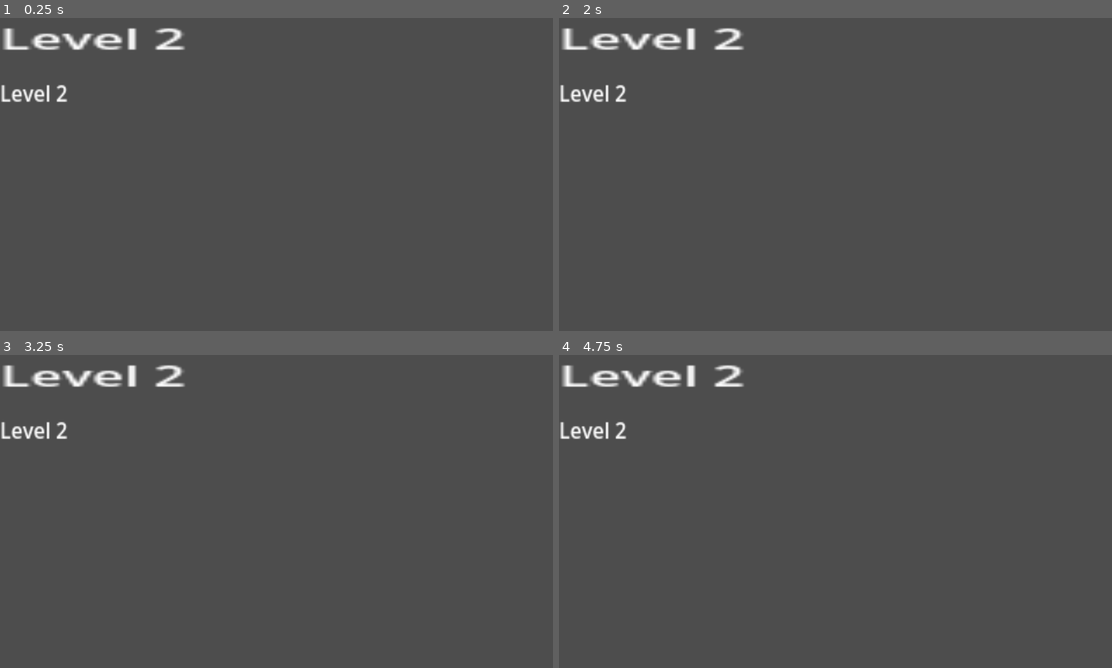
Above: before the commit, frames 1-4 (two rows, left to right).
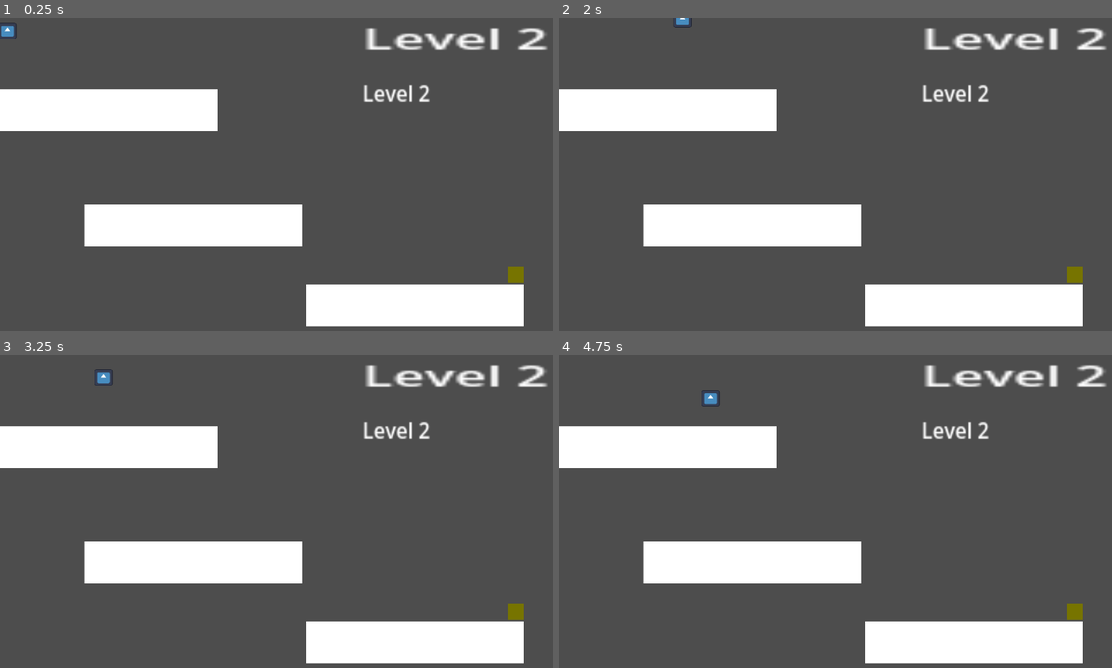
Above: after the commit, the same moments.

Repository: AndrewLILP/Year9Godot-2dPlatformer
Game: Godot game, scene res://level_2.tscn
The game is run twice, just before and just after one commit, with the same random seed, the same clock (stepped at 60 frames per second) and the same inputs. The project has no main scene, so this scene is started directly. The engine's default icon, where the game draws it, is replaced by a stand-in: a white triangle on a blue panel in a dark square.
Inputs:
- Up to frame 1 (0.25 s): no input
- Up to frame 2 (2 s): tap Enter (ui_accept) at 0.5, 0.6, 0.77, 1.07, 1.25, 1.35, 1.52, 1.82 s; hold Right (ui_right) from 0.53 s (still down)
- Up to frame 3 (3.25 s): release Right (ui_right) at 2.03 s; hold Left (ui_left) 2.03-2.78 s; tap Enter (ui_accept) at 2.1, 2.85, 3.02 s; hold Right (ui_right) from 2.78 s (still down)
- Up to frame 4 (4.75 s): tap Enter (ui_accept) at 3.32, 3.6, 3.77, 4.07, 4.25, 4.35, 4.52 s; release Right (ui_right) at 4.28 s; hold Left (ui_left) from 4.28 s (still down)

The runs differ from the first frame. In frame 1, 19% of the frame differs, in the area x 0-100%, y 1-99%; in frame 2, 19%; in frame 3, 19%; in frame 4, 19%, in the area x 0-100%, y 3-99%.

Commit message:
add Level design - Game Over screen for level 3

Diff:
--- a/level_2.tscn
+++ b/level_2.tscn
@@ -1,16 +1,59 @@
-[gd_scene format=3 uid="uid://cehk1rpr7qby4"]
+[gd_scene load_steps=6 format=3 uid="uid://cehk1rpr7qby4"]
+
+[ext_resource type="Script" uid="uid://clmcvn6wylwrw" path="res://player_level_2.gd" id="1_jg0dc"]
+[ext_resource type="Texture2D" uid="uid://derfi5t0gsj44" path="res://icon.svg" id="2_xdadj"]
+[ext_resource type="PackedScene" uid="uid://d3h7ycsgals16" path="res://platform.tscn" id="3_1y8me"]
+
+[sub_resource type="RectangleShape2D" id="RectangleShape2D_a72st"]
+size = Vector2(158.33333, 145.875)
+
+[sub_resource type="RectangleShape2D" id="RectangleShape2D_xdadj"]
 
 [node name="Level_2" type="Node2D"]
 
 [node name="Label" type="Label" parent="."]
-offset_right = 40.0
+offset_left = 906.0
+offset_right = 960.0
 offset_bottom = 23.0
 scale = Vector2(8.68, 4.4)
 text = "Level 2"
 
 [node name="Label2" type="Label" parent="."]
+offset_left = 906.0
 offset_top = 148.0
-offset_right = 54.0
+offset_right = 960.0
 offset_bottom = 171.0
 scale = Vector2(3.1600003, 3.44)
 text = "Level 2"
+
+[node name="PlayerLevel2" type="CharacterBody2D" parent="."]
+scale = Vector2(0.36, 0.32)
+script = ExtResource("1_jg0dc")
+
+[node name="CollisionShape2D" type="CollisionShape2D" parent="PlayerLevel2"]
+position = Vector2(45.833332, 1.0625005)
+shape = SubResource("RectangleShape2D_a72st")
+
+[node name="Icon" type="Sprite2D" parent="PlayerLevel2"]
+position = Vector2(52, 13)
+texture = ExtResource("2_xdadj")
+
+[node name="Platform" parent="." instance=ExtResource("3_1y8me")]
+position = Vector2(776, 679)
+
+[node name="Platform2" parent="." instance=ExtResource("3_1y8me")]
+position = Vector2(222, 479)
+
+[node name="Platform3" parent="." instance=ExtResource("3_1y8me")]
+position = Vector2(11, 190)
+
+[node name="GoalBox" type="Area2D" parent="."]
+position = Vector2(1269, 624)
+
+[node name="CollisionShape2D" type="CollisionShape2D" parent="GoalBox"]
+shape = SubResource("RectangleShape2D_xdadj")
+
+[node name="ColorRect" type="ColorRect" parent="GoalBox/CollisionShape2D"]
+offset_right = 40.0
+offset_bottom = 40.0
+color = Color(0.46799618, 0.4562357, 1.92523e-07, 1)
--- /dev/null
+++ b/level_3.tscn
@@ -0,0 +1,11 @@
+[gd_scene format=3 uid="uid://bj30qxuy42saj"]
+
+[node name="Level_3" type="Node2D"]
+
+[node name="GameOverLabel" type="Label" parent="."]
+offset_left = 293.0
+offset_top = 289.0
+offset_right = 380.0
+offset_bottom = 312.0
+scale = Vector2(9.52, 10.44)
+text = "Game Over"
--- /dev/null
+++ b/player_level_2.gd
@@ -0,0 +1,58 @@
+extends CharacterBody2D
+
+# === MOVEMENT CONSTANTS ===
+const SPEED = 200.0
+const JUMP_VELOCITY = -500.0  # For Lesson 2!
+var jump_released = false
+const MAX_JUMPS = 5
+var jump_count = 0
+
+
+# === MAIN PHYSICS FUNCTION ===
+func _physics_process(delta):
+	if is_on_floor():
+		jump_count = 0
+
+
+	# --- APPLY GRAVITY ---
+	if not is_on_floor():
+		velocity += get_gravity() * delta
+
+	if Input.is_action_just_pressed("ui_accept") and jump_count < MAX_JUMPS:
+		velocity.y = JUMP_VELOCITY
+		jump_count += 1  # Used one jump
+
+
+	# --- JUMP CODE (DISABLED FOR LESSON 1) ---
+	if Input.is_action_just_pressed("ui_accept") and is_on_floor():
+		velocity.y = JUMP_VELOCITY
+		jump_released = false
+
+		# Add this NEW code right after the jump code:
+# Allow shorter jumps by releasing spacebar early
+	if Input.is_action_just_released("ui_accept") and velocity.y < 0:
+		velocity.y = velocity.y * 0.5  # Cut jump short
+
+
+	# --- GET PLAYER INPUT ---
+	var direction = Input.get_axis("ui_left", "ui_right")
+
+	# --- MOVE THE PLAYER ---
+	if direction:
+		velocity.x = direction * SPEED
+	else:
+		velocity.x = move_toward(velocity.x, 0, SPEED)
+
+	# --- EXECUTE THE MOVEMENT ---
+	move_and_slide()
+
+# === GOAL DETECTION SETUP ===
+func _ready():
+	var goal_box = get_parent().get_node("GoalBox")
+	goal_box.body_entered.connect(_on_goal_box_body_entered)
+
+# === GOAL COLLISION RESPONSE ===
+func _on_goal_box_body_entered(body):
+	if body == self:
+		print("Level Complete! Great job!")
+		get_tree().change_scene_to_file("res://level_3.tscn")
Not shown, added: player_level_2.gd.uid
